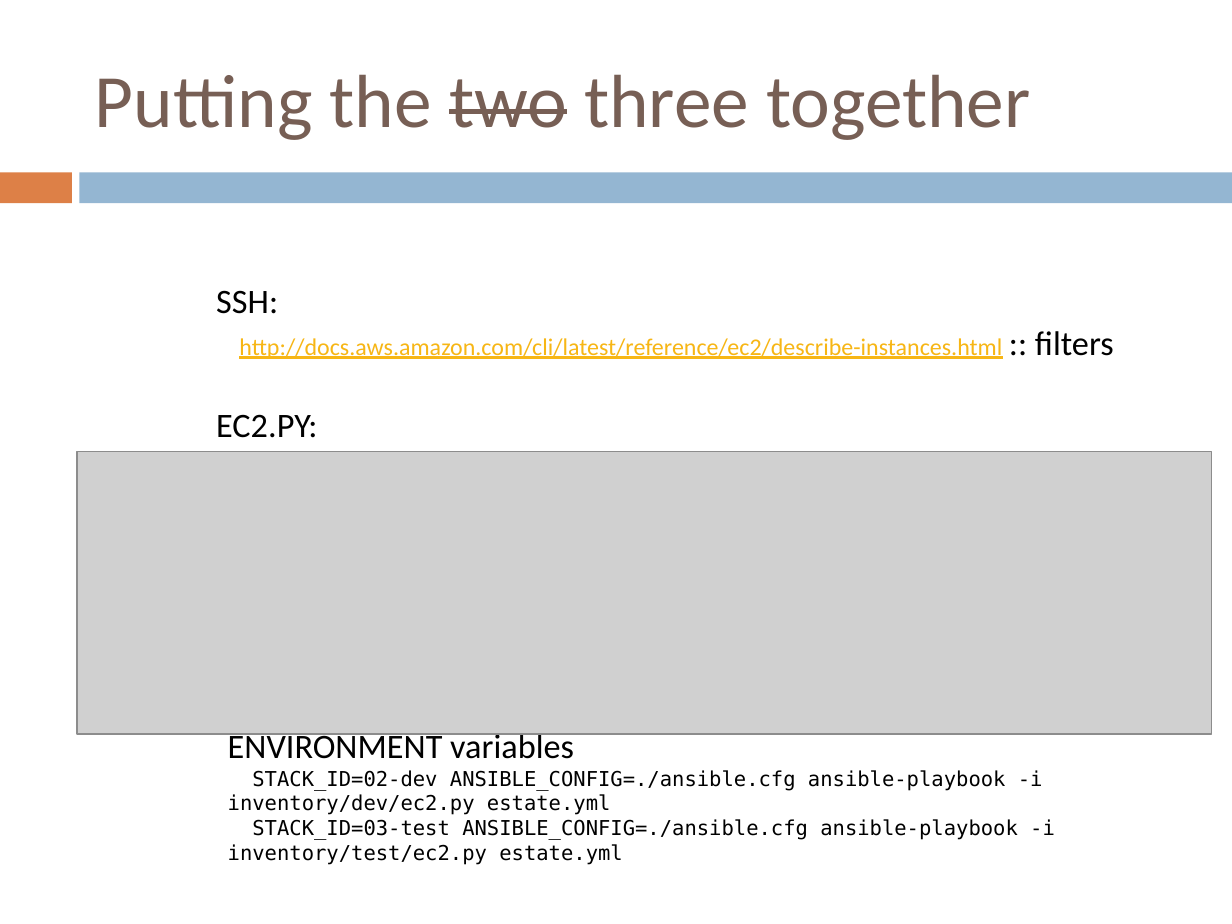
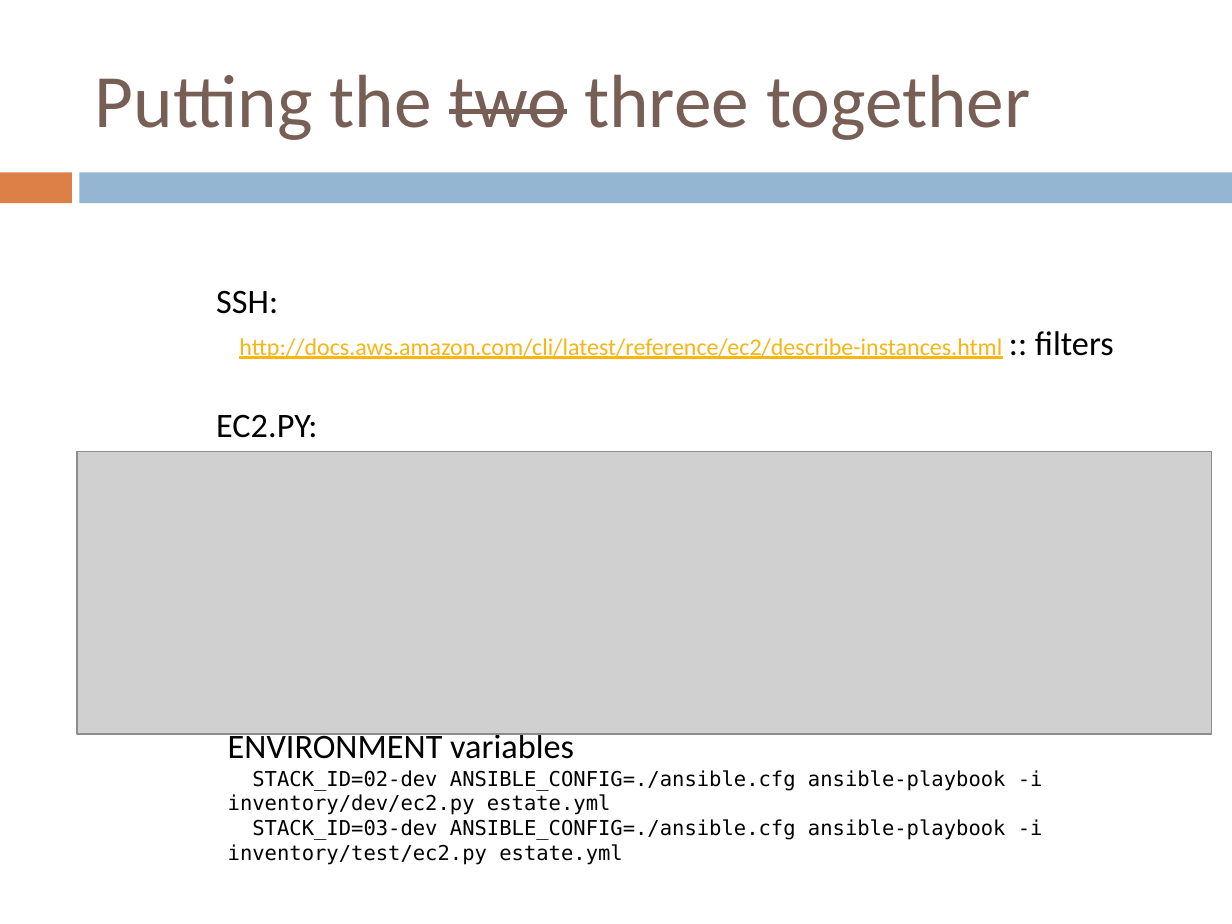
Before and after one commit to zskulcsar/ansible-dynamic-cloud-envs-talk, a slide deck: slide 9 of Dynamic_cloud_environments_with_Ansible.pptx. Drawn at 1232x924 pixels with LibreOffice and Linux fonts; fonts in the diff are those of the drawing; grey boxes stand for pictures. Boxes give left, top, right and bottom in pixels: in the first picture for what was removed or moved away, otherwise in the second. Text is boxed around its words. In the diff, an @@ line names an element or a change of style, - is before the commit and + after.

```diff
--- a/Dynamic_cloud_environments_with_Ansible.pptx
+++ b/Dynamic_cloud_environments_with_Ansible.pptx
@@ text at bbox=[228, 819, 1043, 865]: text changed @@
-STACK_ID=03-test ANSIBLE_CONFIG=./ansible.cfg ansible-playbook -i inventory/test/ec2.py estate.yml
+STACK_ID=03-dev ANSIBLE_CONFIG=./ansible.cfg ansible-playbook -i inventory/test/ec2.py estate.yml
```
Also in this commit, not shown: 3 other slides changed.
